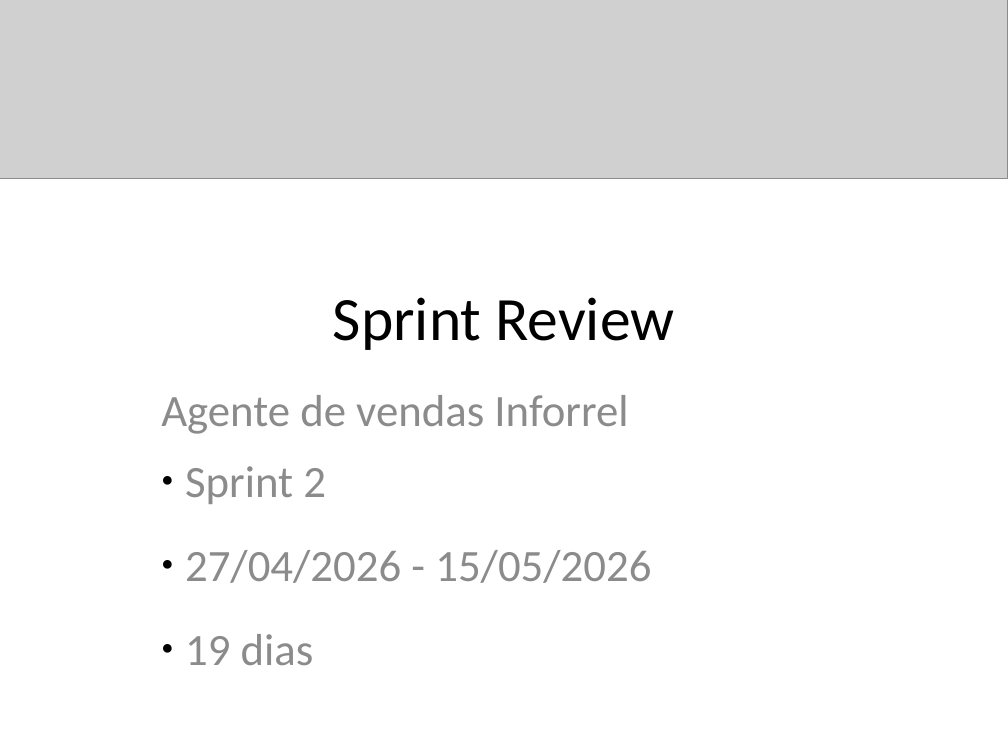
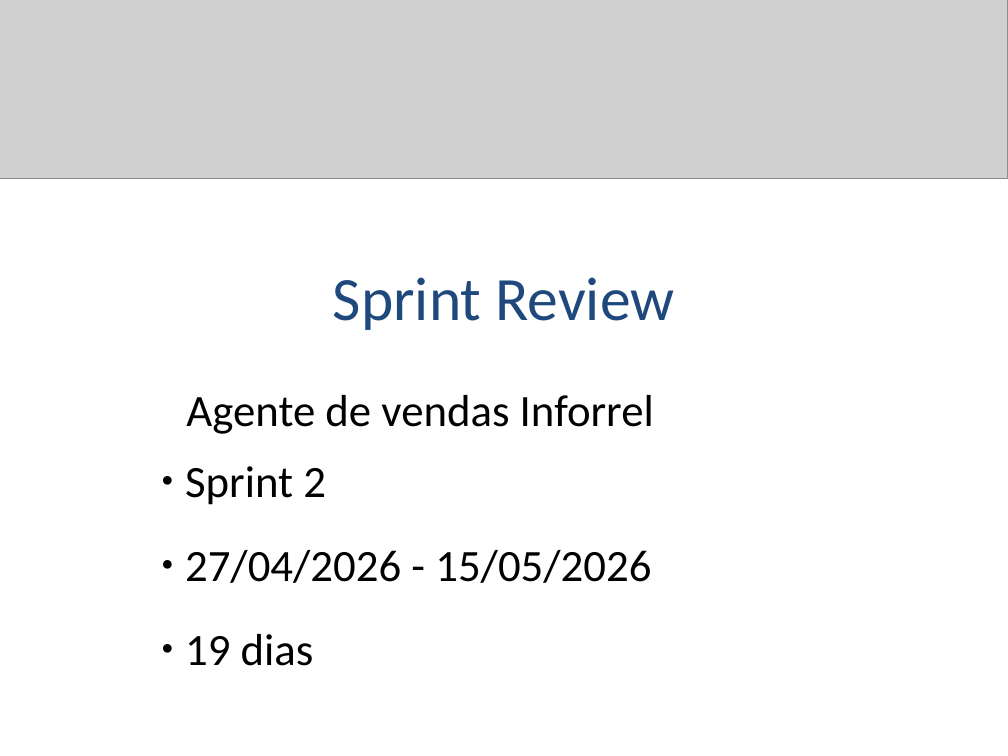
Before and after one commit to BetoFigu66/AgenteAssistenteDeVendas, a slide deck: slide 1 of artefatos/gerente_de_projetos/reports/sprint_02_20260510_Interno.pptx. Drawn at 1008x756 pixels with LibreOffice and Linux fonts; fonts in the diff are those of the drawing; grey boxes stand for pictures. Boxes give left, top, right and bottom in pixels: in the first picture for what was removed or moved away, otherwise in the second. Text is boxed around its words. In the diff, an @@ line names an element or a change of style, - is before the commit and + after.

Commit message:
Evolução do gerente de projetos na geração de sprint report.

```diff
--- a/artefatos/gerente_de_projetos/reports/sprint_02_20260510_Interno.pptx
+++ b/artefatos/gerente_de_projetos/reports/sprint_02_20260510_Interno.pptx
@@ title "Sprint Review": place and size @@
-title "Sprint Review" at (333,297,674,350)
+title "Sprint Review" at (333,277,674,330)
@@ title "Sprint Review" at (333,277,674,330): text colour #000000 to #1F497D @@
@@ subtitle "Agente de vendas Inforrel" at (185,395,654,666): text colour #8C8C8C to #000000; indent changed @@
```
Also in this commit, not shown: 9 other slides changed, 22 slides added, 9 slides removed, 12 other files.
